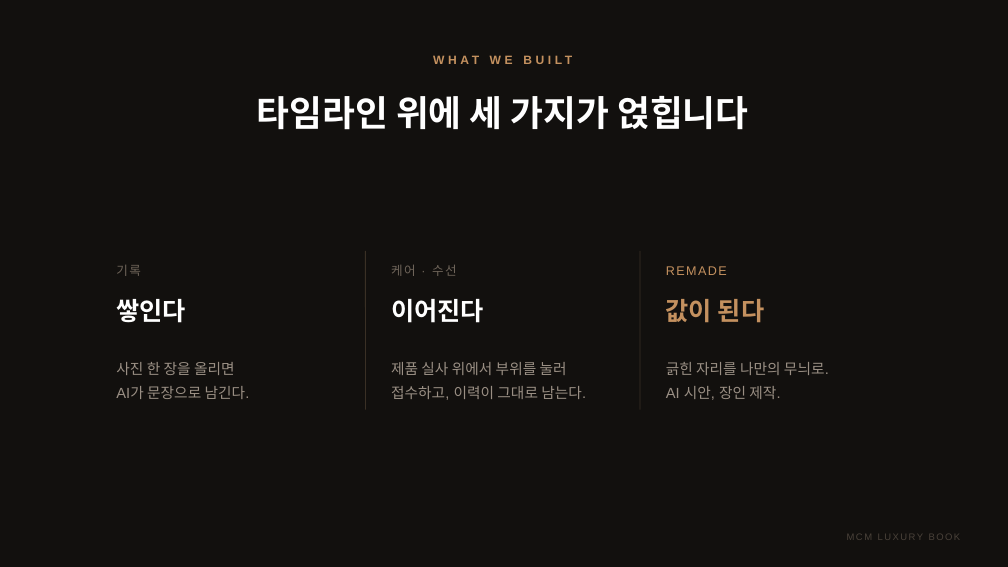
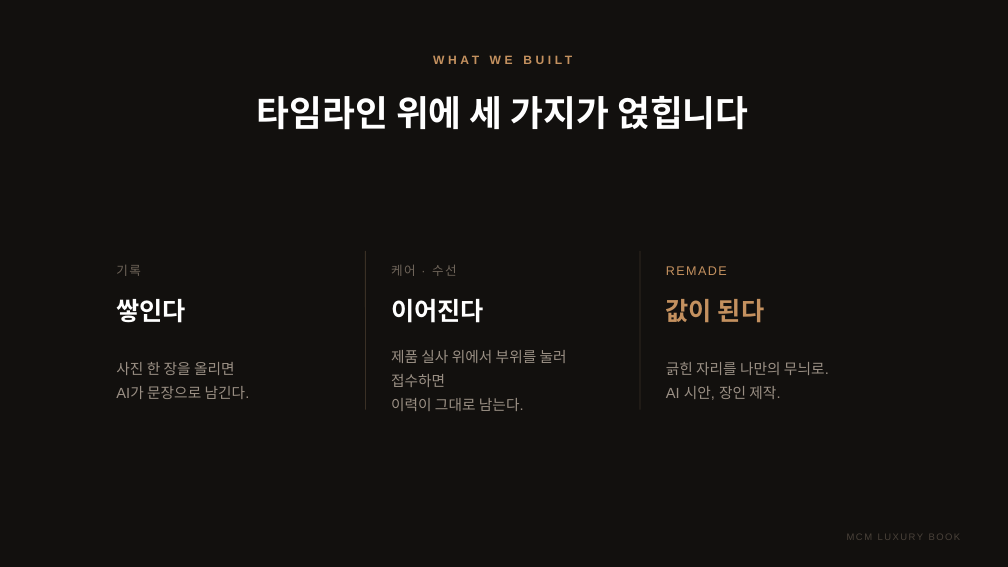
Before and after one commit to elominatedCloud/likeGonzi, a slide deck: slide 14 of docs/ir/MCM_Luxury_Book_IR.pptx. Drawn at 1008x567 pixels with LibreOffice and Linux fonts; fonts in the diff are those of the drawing; background and template pictures are left out. Boxes give left, top, right and bottom in pixels: in the first picture for what was removed or moved away, otherwise in the second. Text is boxed around its words. In the diff, an @@ line names an element or a change of style, - is before the commit and + after.

```diff
--- a/docs/ir/MCM_Luxury_Book_IR.pptx
+++ b/docs/ir/MCM_Luxury_Book_IR.pptx
@@ text at [391, 350, 567, 411]: text changed @@
-제품 실사 위에서 부위를 눌러
-접수하고, 이력이 그대로 남는다.
+제품 실사 위에서 부위를 눌러 접수하면
+이력이 그대로 남는다.
```
Also in this commit, not shown: 21 other slides changed, 3 other files.
